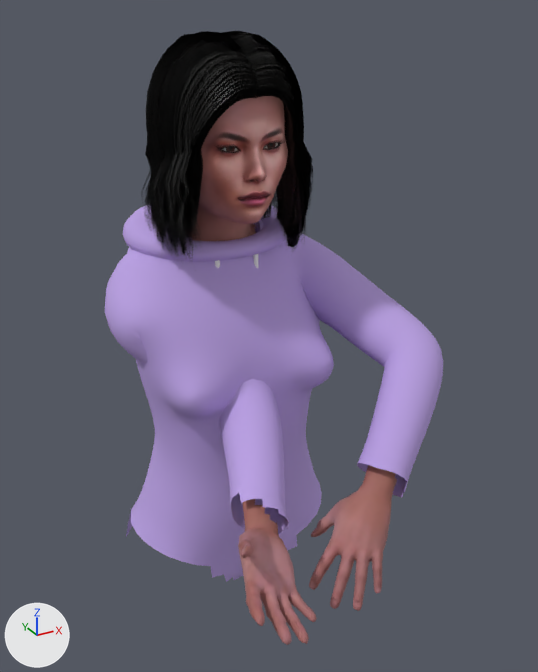
The glTF model public/models/evelym.glb as it was, and as the next commit left it.
The view is the same before and after, from a 50 mm camera at (-0.441, -0.971, 1.596) aimed at (0.019, -0.136, 1.178). The axes (+X, +Y, +Z) are drawn at lower left. The lights are the same throughout. The older version comes first. Vertices at exactly the same position are counted once.

Script lines for the objects in view, before the commit:
```python
me_base = bpy.data.meshes.new('base')
me_base.from_pydata(...)  # 7721 vertices, 15336 faces; spans x -0.165..0.12, y -0.462..0.041, z 0.877..1.548
me_base.materials.append(mat_evelym_pele)  # picture img_evelym_pele
me_base_001 = bpy.data.meshes.new('base.001')
me_base_001.from_pydata(...)  # 2555 vertices, 4954 faces; spans x -0.177..0.262, y -0.335..0.1, z 0.691..1.331
me_base_001.materials.append(mat_evelym_female_sportsuit01_001)
me_evelym_capuz = bpy.data.meshes.new('evelym.capuz')
me_evelym_capuz.from_pydata(...)  # 938 vertices, 1872 faces; spans x -0.126..0.126, y -0.089..0.129, z 1.146..1.33
me_evelym_capuz.materials.append(mat_evelym_female_sportsuit01)  # purple #bca2e5
ob_evelym_body = bpy.data.objects.new('evelym.body', me_base)
ob_evelym_body.location = (0.0, 0.0, 0.0)
ob_evelym_capuz = bpy.data.objects.new('evelym.capuz', me_evelym_capuz)
ob_evelym_capuz.location = (0.0, 0.0, 0.0)
ob_evelym_moletom = bpy.data.objects.new('evelym.moletom', me_base_001)
ob_evelym_moletom.location = (0.0, 0.0, 0.0)
# also in view: 'evelym.cabelo' at (0.0, -0.044, 1.423)
```
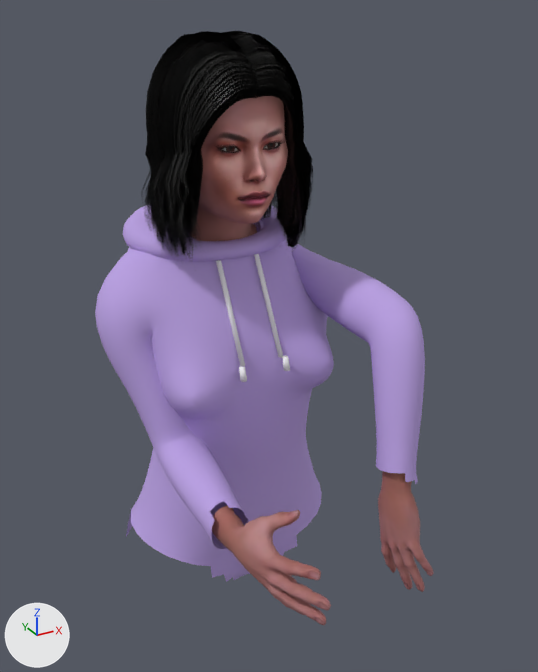
Where the change shows, as pixel boxes [x1, y1, x2, y2] in the pictures (538 x 672 px; the box of a moved part takes in the faces that stretch with it):
'evelym.moletom', reshaped
    before: [105, 219, 443, 582]
    after: [95, 220, 425, 582]
'evelym.body', reshaped (17% wider)
    before: [186, 96, 397, 645]
    after: [186, 96, 434, 625]
part 1 of me_base, moved or reshaped
    before: [238, 499, 317, 645]
    after: [212, 505, 331, 625]
part 2 of me_base, moved or reshaped
    before: [309, 465, 397, 611]
    after: [378, 471, 434, 592]
part 3 of me_base_001, moved or reshaped
    before: [105, 233, 443, 534]
    after: [95, 236, 425, 554]

The change in detail:
me_base is used by ob_evelym_body; location (0.0, 0.0, 0.0).
me_base had 7721 vertices, 15336 faces and spanned x -0.165..0.12, y -0.462..0.041, z 0.877..1.548.
me_base now has 7721 vertices, 15336 faces and spans x -0.137..0.159, y -0.468..0.041, z 0.846..1.548.
me_base part 1: the loose piece of 1676 vertices spanning x -0.165..-0.063, y -0.462..-0.267, z 0.961..1.061 is multiplied about its middle by the matrix ((0.576, -0.476, 0.665), (0.371, 0.876, 0.307), (-0.729, 0.07, 0.681)), then moved by (0.01, 0.0, 0.013).
me_base part 2: the loose piece of 1676 vertices spanning x -0.019..0.12, y -0.378..-0.258, z 0.877..1.041 is multiplied about its middle by the matrix ((0.574, 0.483, -0.661), (-0.402, 0.87, 0.286), (0.713, 0.102, 0.693)), then moved by (0.073, 0.004, -0.014).
Other edits to the shape of me_base do not show in these pictures.
me_base_001 is used by ob_evelym_moletom; location (0.0, 0.0, 0.0).
me_base_001 had 2555 vertices, 4954 faces and spanned x -0.177..0.262, y -0.335..0.1, z 0.691..1.331.
me_base_001 now has 2555 vertices, 4954 faces and spans x -0.189..0.197, y -0.335..0.1, z 0.691..1.331.
me_base_001 part 3: 1555 of 2555 vertices moved; they spanned x -0.177..0.262, y -0.335..0.069, z 0.977..1.32 and now span x -0.189..0.197, y -0.335..0.069, z 0.974..1.321; mean shift (-0.027, 0.0, 0.0); largest move (0.021, -0.118, 1.08) -> (-0.1, -0.081, 0.995).
